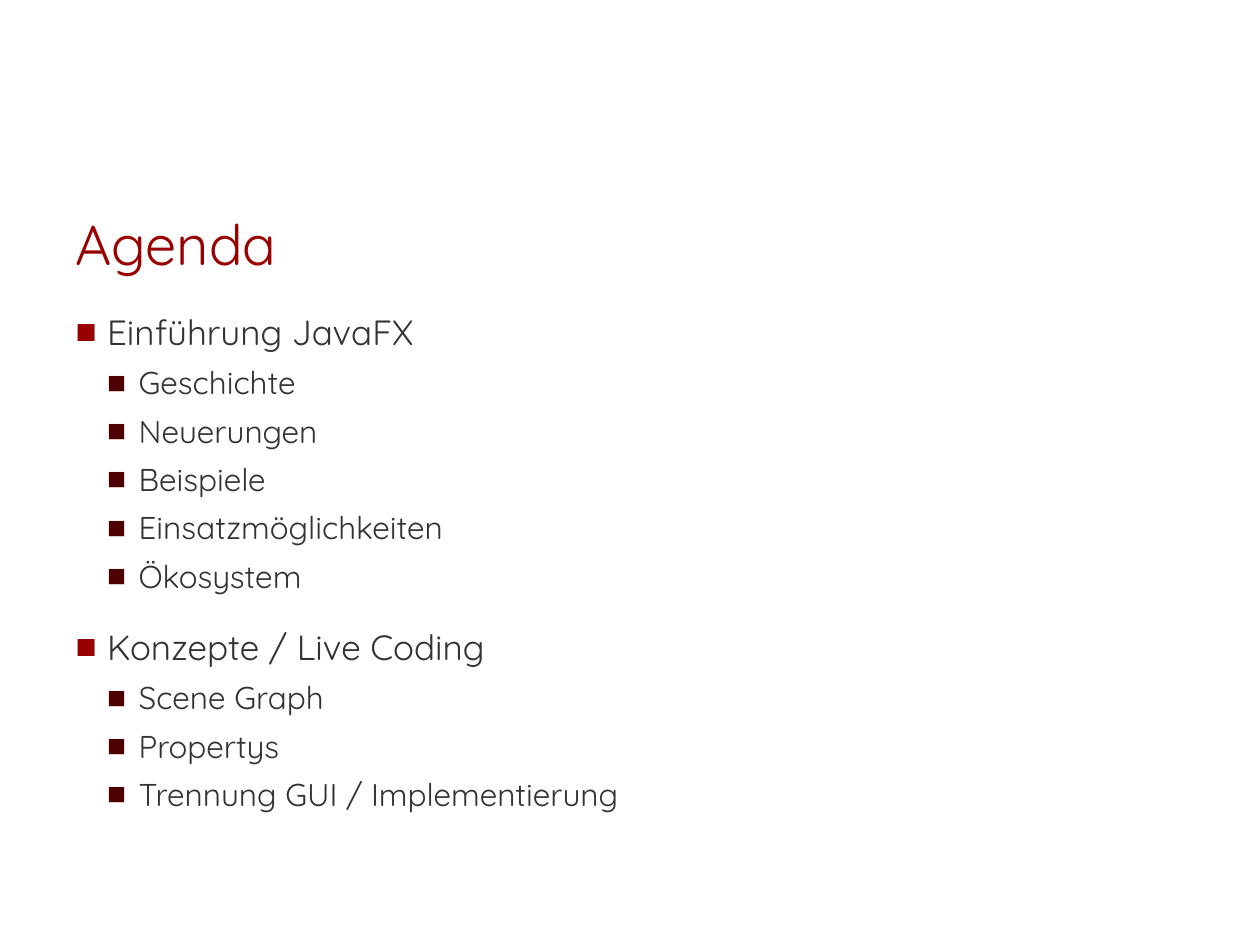
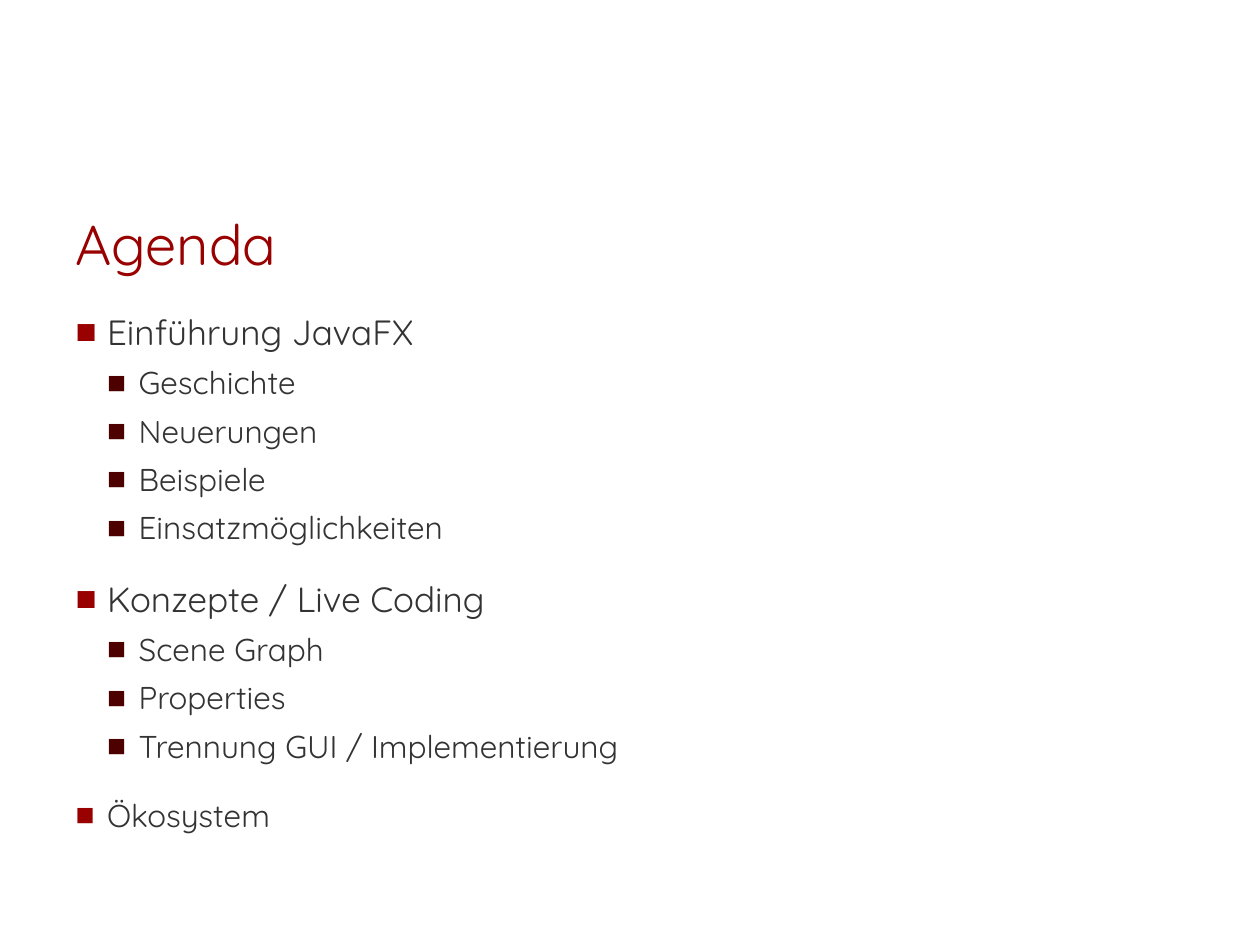
Before and after one commit to Morkunas/jfxusergroup, a slide deck: slide 2 of JavaFX-UserGroup.pptx. Drawn at 1260x945 pixels with LibreOffice and Linux fonts; fonts in the diff are those of the drawing; background and template pictures are left out. Boxes give left, top, right and bottom in pixels: in the first picture for what was removed or moved away, otherwise in the second. Text is boxed around its words. In the diff, an @@ line names an element or a change of style, - is before the commit and + after.

```diff
--- a/JavaFX-UserGroup.pptx
+++ b/JavaFX-UserGroup.pptx
@@ text at (139,560,302,595): paragraph removed @@
-  ■ Ökosystem
@@ text at (139,687,286,716): text changed @@
-  ■ Propertys
+  ■ Properties
@@ text at (107,799,270,834): paragraph added @@
+  ■ Ökosystem
```
Also in this commit, not shown: 9 other slides changed, 1 slide added, 1 slide removed, 6 other files.
